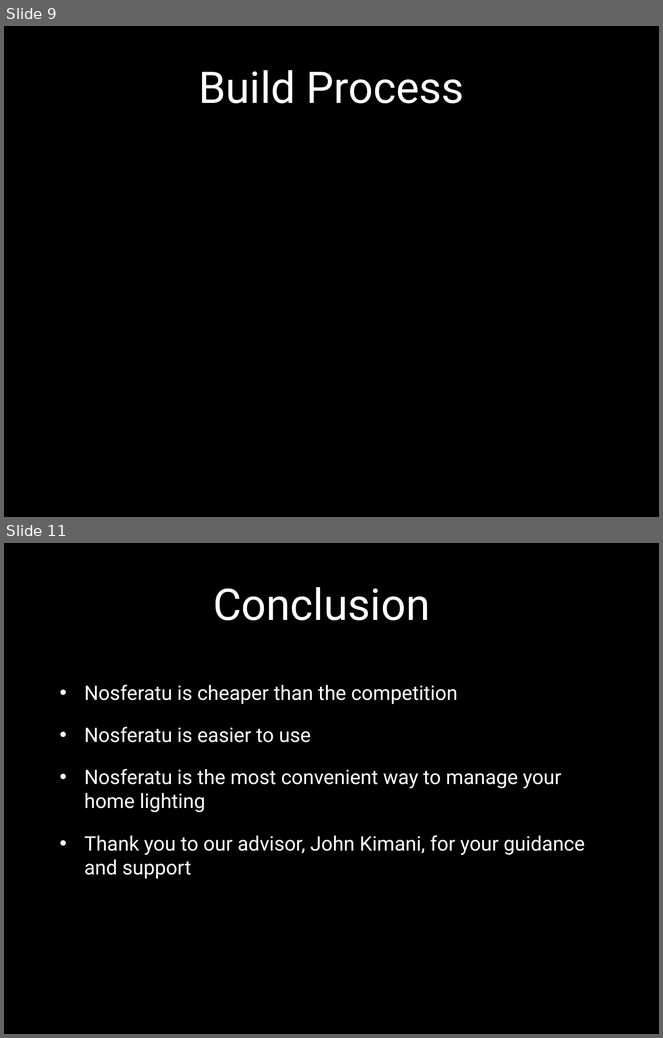
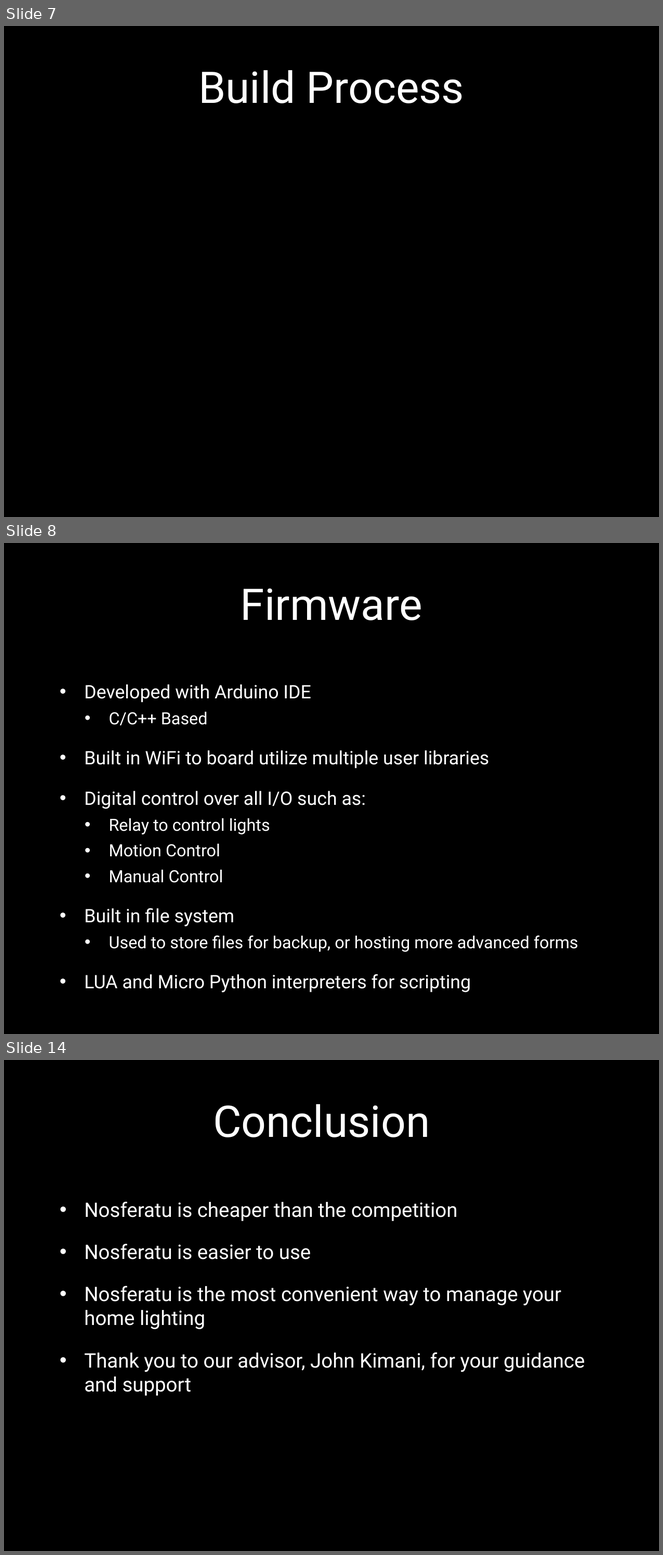
Before and after one commit to cojoigo/Capstone, a slide deck: Final Documents/Final Presentation.pptx. Shown one above the other, each under a label of ours: slides 9 and 11 before the commit, slides 7, 8 and 14 after it; the slides between them are not shown. The pictures are 663x1038 and 663x1555 pixels, drawn with LibreOffice and Linux fonts; fonts in the diff are those of the drawing; background and template pictures are left out. Boxes give left, top, right and bottom in pixels: in the first picture for what was removed or moved away, otherwise in the second. Text is boxed around its words. In the diff, an @@ line names an element or a change of style, - is before the commit and + after.

```diff
--- a/Final Documents/Final Presentation.pptx
+++ b/Final Documents/Final Presentation.pptx
@@ slide 8 added at box(4, 543, 659, 1034), background picture (left out) @@
@@ title added at box(241, 588, 423, 620), 48 pt, text #FFFFFF @@
+Firmware
@@ text added at box(84, 684, 579, 993), 20.4 pt, text #FFFFFF @@
+• Developed with Arduino IDE
+  • C/C++ Based
+• Built in WiFi to board utilize multiple user libraries
+• Digital control over all I/O such as:
+  • Relay to control lights
+  • Motion Control
+  • Manual Control
+• Built in file system
+  • Used to store files for backup, or hosting more advanced forms
+• LUA and Micro Python interpreters for scripting
@@ what was slide 9 is now slide 7 @@
@@ what was slide 11 is now slide 14 @@
```
Also in this commit, not shown: 1 slide changed, 5 other slides added, 3 slides removed.
